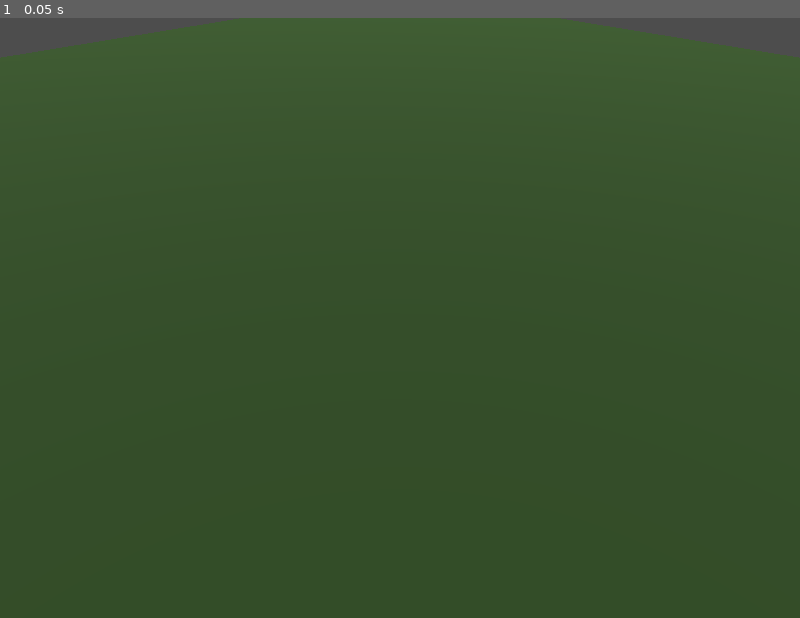
Above: before the commit, frame 1.
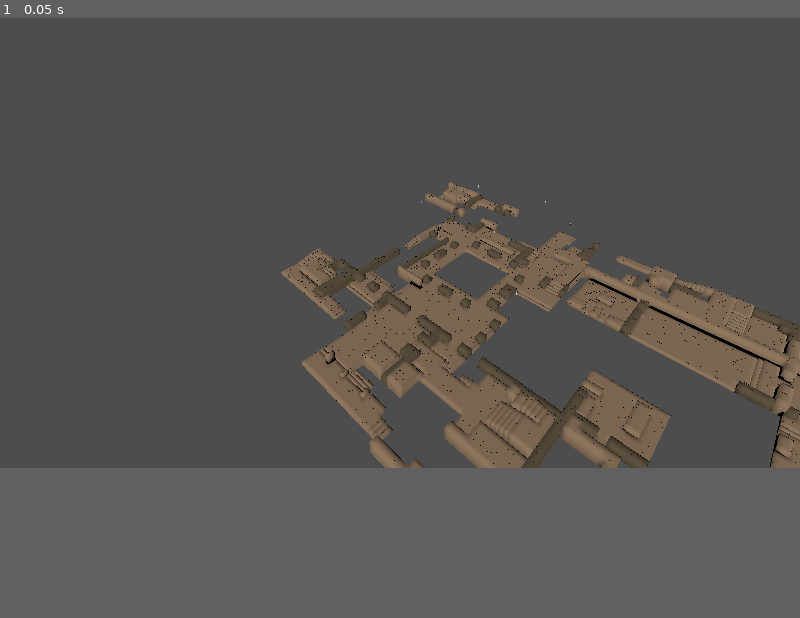
Above: after the commit, the same moment.

Repository: scorpio21/MapaInteractivoAbadia
Game: Godot game, scene res://scenes/Main3D.tscn
Same seed, same stepped clock (60 frames per second), same inputs: the game is played once before the commit and once after it. This scene is started directly instead of the project's main scene.
Inputs:
- Up to frame 1 (0.05 s): no input
The window is 800x600 before the commit and 800x450 after it. Grey fills any space a smaller window leaves; there, only what the larger window draws over its background counts as a difference.

The runs differ from the first frame. In frame 1, 72% of the frame differs, in the area x 0-100%, y 0-75%.

Commit message:
fix: mejorar vista 3D - cámara, escala, resolución
- Cámara centrada en el mapa real (208, 150, 300)
- Quitado plano de suelo (las habitaciones ya tienen suelo)
- Altura aumentada x0.5
- Resolución 1280x720
- Renderizador Vulkan (Forward+)
- Culling deshabilitado para ver ambas caras

Diff:
--- a/project.godot
+++ b/project.godot
@@ -20,9 +20,7 @@
 
 [display]
 
-window/size/viewport_width=800
-window/size/viewport_height=600
+window/size/viewport_width=1280
+window/size/viewport_height=720
 
 [rendering]
-
-quality/driver/driver_name="GLES3"
--- a/scenes/Mapa3D.tscn
+++ b/scenes/Mapa3D.tscn
@@ -5,13 +5,13 @@
 [node name="Mapa3D" type="Node3D"]
 
 [node name="DirectionalLight3D" type="DirectionalLight3D" parent="."]
-transform = Transform3D(0.866, -0.354, 0.354, 0, 0.707, 0.707, -0.5, -0.612, 0.612, 30, 40, 30)
-light_energy = 1.2
+transform = Transform3D(0.866, -0.354, 0.354, 0, 0.707, 0.707, -0.5, -0.612, 0.612, 208, 300, 208)
+light_energy = 1.0
 shadow_enabled = true
 
 [node name="Camera3D" type="Camera3D" parent="."]
-transform = Transform3D(0.707, -0.408, 0.577, 0, 0.816, 0.577, -0.707, -0.408, 0.707, 40, 35, 40)
-fov = 50.0
+transform = Transform3D(0.707, -0.408, 0.577, 0, 0.816, 0.577, -0.707, -0.408, 0.707, 208, 150, 300)
+fov = 60.0
 
 [node name="AbbeyBuilder" type="Node3D" parent="."]
 script = ExtResource("1_script")
--- a/scripts/AbbeyBuilder3D.gd
+++ b/scripts/AbbeyBuilder3D.gd
@@ -37,24 +37,10 @@
 	var floor_data = floors_data[floor_index]
 	var room_grid = floor_data["room"]
 
-	# Ground plane
-	var ground = MeshInstance3D.new()
-	var plane = PlaneMesh.new()
-	plane.size = Vector2(512, 512)
-	ground.mesh = plane
-	ground.position = Vector3(128, -0.1, 128)
-	var gm = StandardMaterial3D.new()
-	gm.albedo_color = Color(0.18, 0.3, 0.12)
-	gm.cull_mode = BaseMaterial3D.CULL_DISABLED
-	ground.material_override = gm
-	add_child(ground)
-
-	# Batch walls into one mesh
 	var walls_st = SurfaceTool.new()
 	walls_st.begin(Mesh.PRIMITIVE_TRIANGLES)
 	var wall_count = 0
 
-	# Batch floors/platforms into one mesh
 	var floors_st = SurfaceTool.new()
 	floors_st.begin(Mesh.PRIMITIVE_TRIANGLES)
 	var floor_count = 0
@@ -81,7 +67,7 @@
 						_add_box(walls_st, px, pz, tile_size, tile_size * 2)
 						wall_count += 1
 					else:
-						var ph = float(h) * 0.3
+						var ph = float(h) * 0.5
 						_add_box(floors_st, px, pz, tile_size, ph)
 						floor_count += 1
 
@@ -90,6 +76,7 @@
 
 	var wall_inst = MeshInstance3D.new()
 	wall_inst.mesh = wall_mesh
+	wall_inst.name = "Walls"
 	var wm = StandardMaterial3D.new()
 	wm.albedo_color = Color(0.35, 0.3, 0.22)
 	wm.cull_mode = BaseMaterial3D.CULL_DISABLED
@@ -101,6 +88,7 @@
 
 	var floor_inst = MeshInstance3D.new()
 	floor_inst.mesh = floor_mesh
+	floor_inst.name = "Floors"
 	var fm = StandardMaterial3D.new()
 	fm.albedo_color = Color(0.55, 0.45, 0.35)
 	fm.cull_mode = BaseMaterial3D.CULL_DISABLED
@@ -116,42 +104,41 @@
 	var y0 = 0.0
 	var y1 = height
 
-	# Only add 3 visible faces (top + 2 sides) to reduce triangles
-	# Top face
-	st.add_vertex(Vector3(x - s, y1, z - s))
-	st.add_vertex(Vector3(x + s, y1, z - s))
-	st.add_vertex(Vector3(x + s, y1, z + s))
-	st.add_vertex(Vector3(x - s, y1, z - s))
-	st.add_vertex(Vector3(x + s, y1, z + s))
-	st.add_vertex(Vector3(x - s, y1, z + s))
+	# Top
+	st.add_vertex(Vector3(x-s, y1, z-s))
+	st.add_vertex(Vector3(x+s, y1, z-s))
+	st.add_vertex(Vector3(x+s, y1, z+s))
+	st.add_vertex(Vector3(x-s, y1, z-s))
+	st.add_vertex(Vector3(x+s, y1, z+s))
+	st.add_vertex(Vector3(x-s, y1, z+s))
 	# Front
-	st.add_vertex(Vector3(x - s, y0, z - s))
-	st.add_vertex(Vector3(x + s, y0, z - s))
-	st.add_vertex(Vector3(x + s, y1, z - s))
-	st.add_vertex(Vector3(x - s, y0, z - s))
-	st.add_vertex(Vector3(x + s, y1, z - s))
-	st.add_vertex(Vector3(x - s, y1, z - s))
+	st.add_vertex(Vector3(x-s, y0, z-s))
+	st.add_vertex(Vector3(x+s, y0, z-s))
+	st.add_vertex(Vector3(x+s, y1, z-s))
+	st.add_vertex(Vector3(x-s, y0, z-s))
+	st.add_vertex(Vector3(x+s, y1, z-s))
+	st.add_vertex(Vector3(x-s, y1, z-s))
 	# Back
-	st.add_vertex(Vector3(x + s, y0, z + s))
-	st.add_vertex(Vector3(x - s, y0, z + s))
-	st.add_vertex(Vector3(x - s, y1, z + s))
-	st.add_vertex(Vector3(x + s, y0, z + s))
-	st.add_vertex(Vector3(x - s, y1, z + s))
-	st.add_vertex(Vector3(x + s, y1, z + s))
+	st.add_vertex(Vector3(x+s, y0, z+s))
+	st.add_vertex(Vector3(x-s, y0, z+s))
+	st.add_vertex(Vector3(x-s, y1, z+s))
+	st.add_vertex(Vector3(x+s, y0, z+s))
+	st.add_vertex(Vector3(x-s, y1, z+s))
+	st.add_vertex(Vector3(x+s, y1, z+s))
 	# Left
-	st.add_vertex(Vector3(x - s, y0, z + s))
-	st.add_vertex(Vector3(x - s, y0, z - s))
-	st.add_vertex(Vector3(x - s, y1, z - s))
-	st.add_vertex(Vector3(x - s, y0, z + s))
-	st.add_vertex(Vector3(x - s, y1, z - s))
-	st.add_vertex(Vector3(x - s, y1, z + s))
+	st.add_vertex(Vector3(x-s, y0, z+s))
+	st.add_vertex(Vector3(x-s, y0, z-s))
+	st.add_vertex(Vector3(x-s, y1, z-s))
+	st.add_vertex(Vector3(x-s, y0, z+s))
+	st.add_vertex(Vector3(x-s, y1, z-s))
+	st.add_vertex(Vector3(x-s, y1, z+s))
 	# Right
-	st.add_vertex(Vector3(x + s, y0, z - s))
-	st.add_vertex(Vector3(x + s, y0, z + s))
-	st.add_vertex(Vector3(x + s, y1, z + s))
-	st.add_vertex(Vector3(x + s, y0, z - s))
-	st.add_vertex(Vector3(x + s, y1, z + s))
-	st.add_vertex(Vector3(x + s, y1, z - s))
+	st.add_vertex(Vector3(x+s, y0, z-s))
+	st.add_vertex(Vector3(x+s, y0, z+s))
+	st.add_vertex(Vector3(x+s, y1, z+s))
+	st.add_vertex(Vector3(x+s, y0, z-s))
+	st.add_vertex(Vector3(x+s, y1, z+s))
+	st.add_vertex(Vector3(x+s, y1, z-s))
 
 func _add_characters() -> void:
 	var script = preload("res://scripts/Personaje3D.gd")
